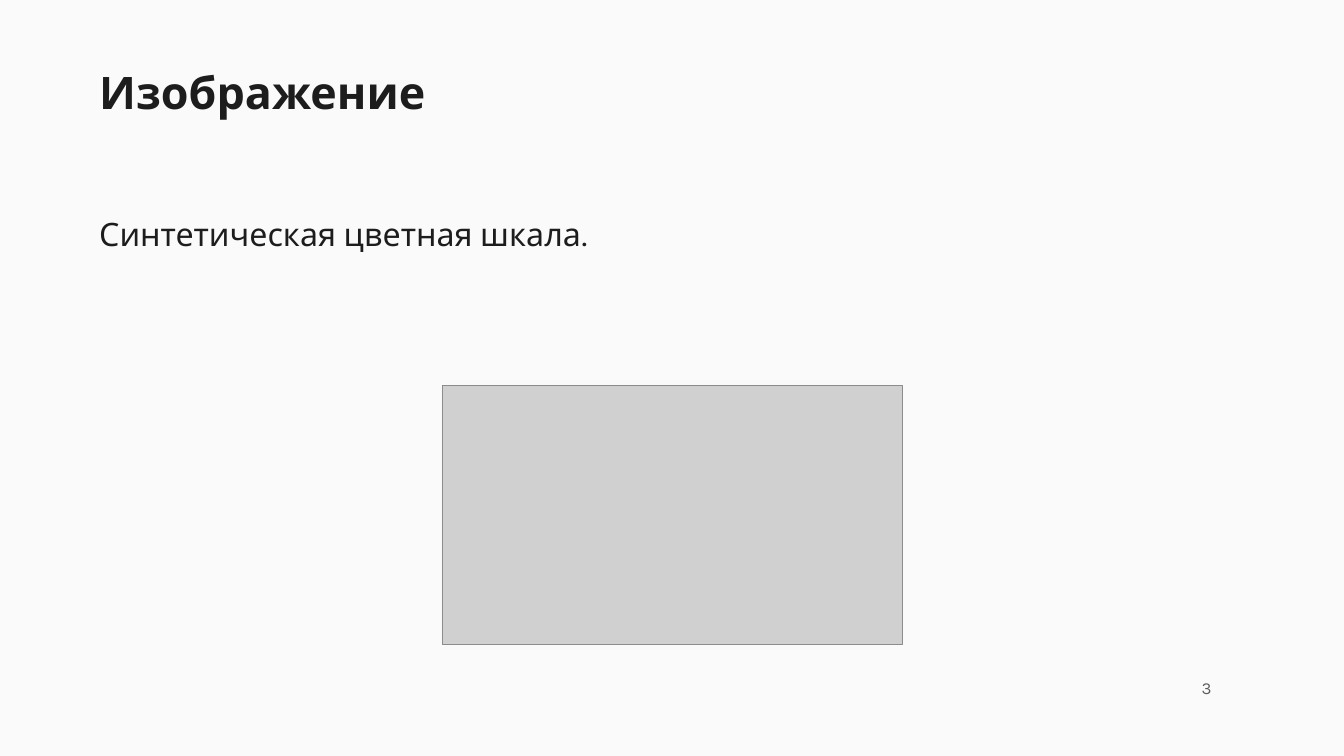
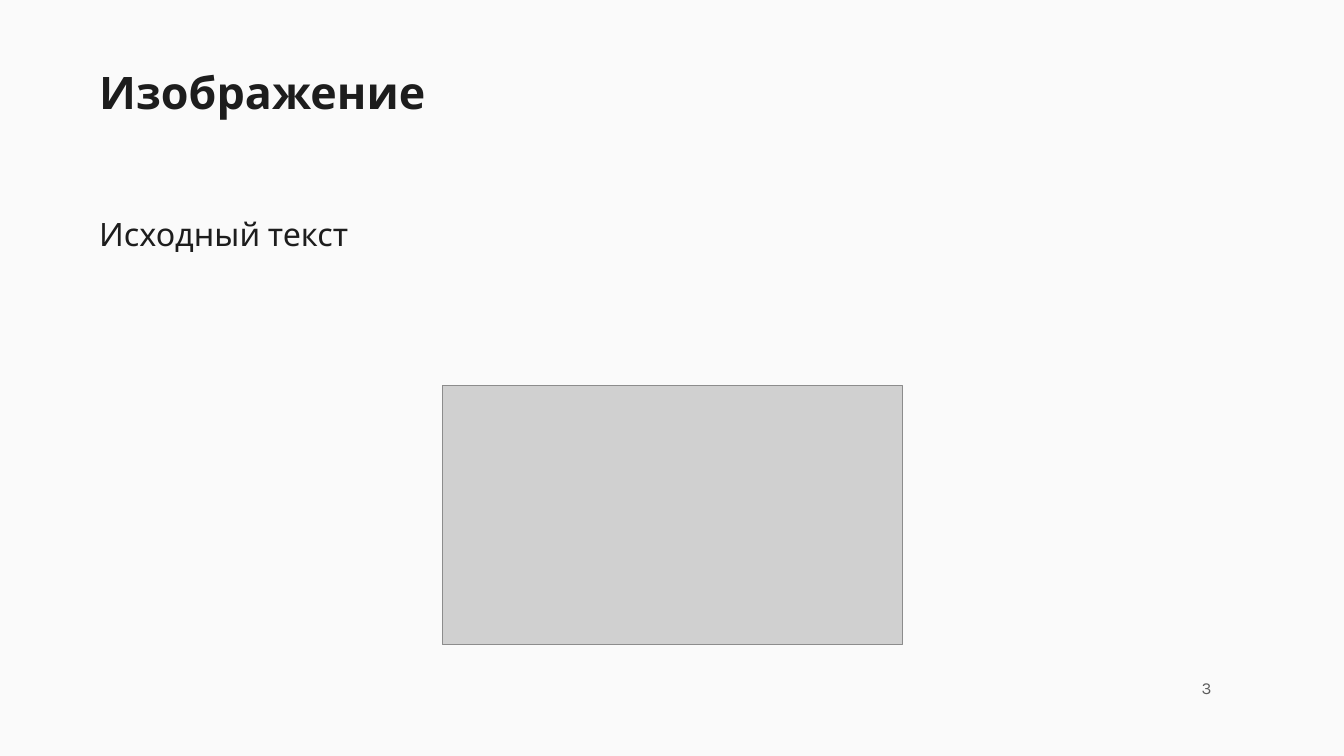
Before and after one commit to RLM-Company/Nexus-OS, a slide deck: slide 3 of docs/team/operation-2026-11-27/deliveries/07_GEMINI/evidence/studio-presentation.pptx. Drawn at 1344x756 pixels with LibreOffice and Linux fonts; fonts in the diff are those of the drawing; grey boxes stand for pictures. Boxes give left, top, right and bottom in pixels: in the first picture for what was removed or moved away, otherwise in the second. Text is boxed around its words. In the diff, an @@ line names an element or a change of style, - is before the commit and + after.

```diff
--- a/docs/team/operation-2026-11-27/deliveries/07_GEMINI/evidence/studio-presentation.pptx
+++ b/docs/team/operation-2026-11-27/deliveries/07_GEMINI/evidence/studio-presentation.pptx
@@ text at [99,221,348,252]: text changed @@
-Синтетическая цветная шкала.
+Исходный текст
```
Also in this commit, not shown: 2 other slides changed, 6 other files.
